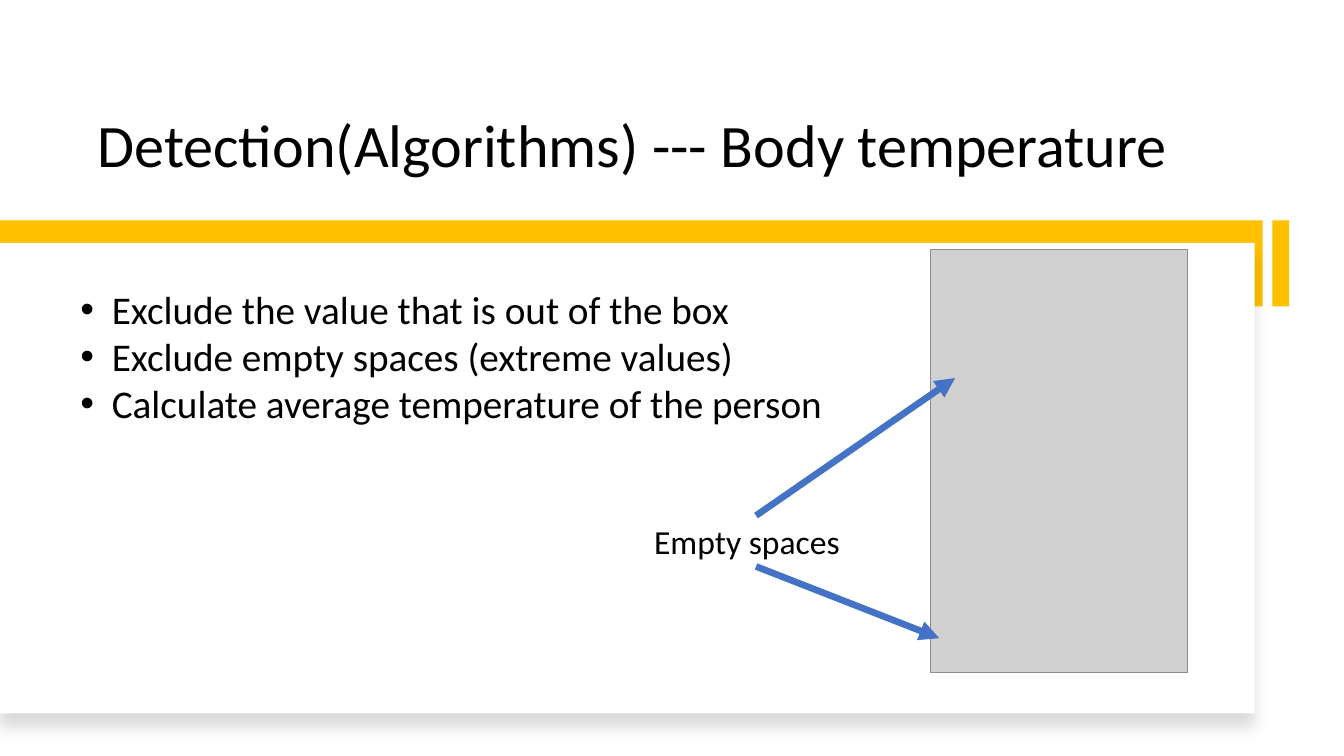
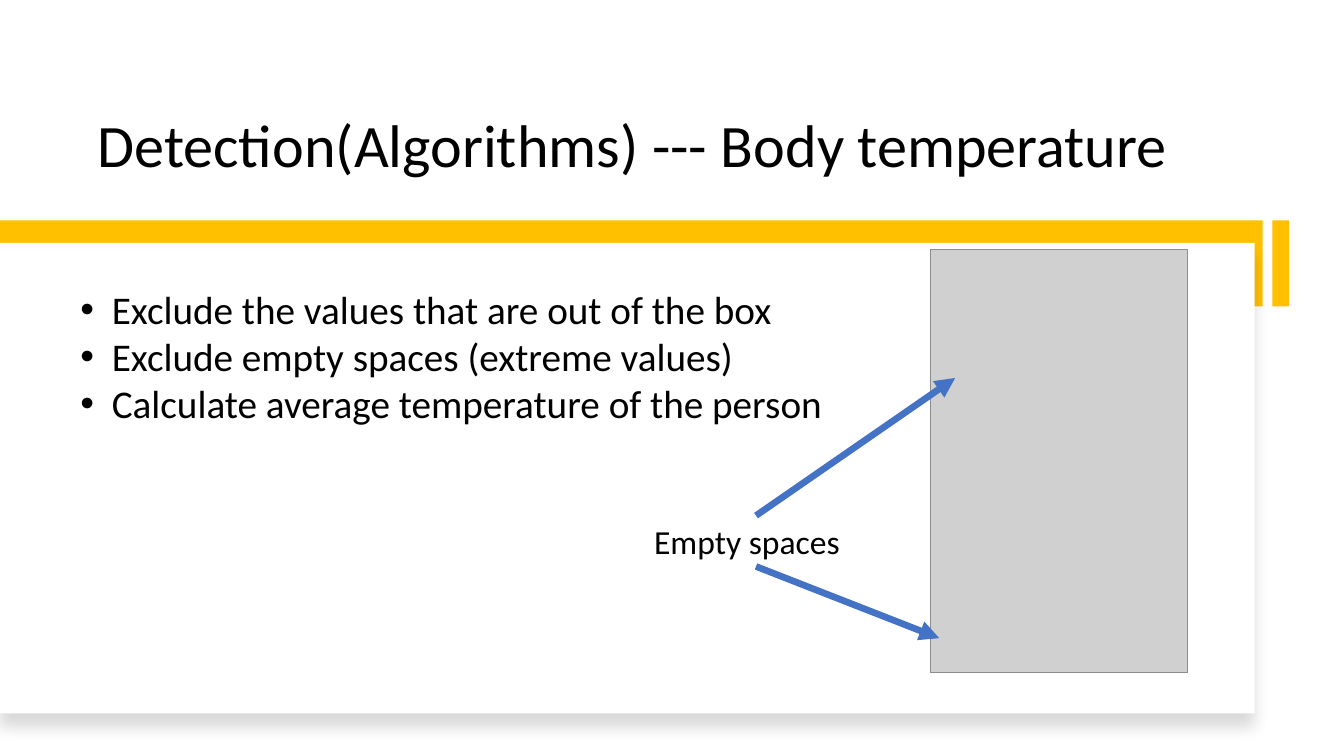
Before and after one commit to smarttommyau/aiot_bedroom, a slide deck: slide 15 of project_documents/P21_pitching_deck_AIoT Bedroom.pptx. Drawn at 1344x756 pixels with LibreOffice and Linux fonts; fonts in the diff are those of the drawing; grey boxes stand for pictures. Boxes give left, top, right and bottom in pixels: in the first picture for what was removed or moved away, otherwise in the second. Text is boxed around its words. In the diff, an @@ line names an element or a change of style, - is before the commit and + after.

```diff
--- a/project_documents/P21_pitching_deck_AIoT Bedroom.pptx
+++ b/project_documents/P21_pitching_deck_AIoT Bedroom.pptx
@@ text at [112,296,771,325]: text changed @@
-• Exclude the value that is out of the box
+• Exclude the values that are out of the box
```
Also in this commit, not shown: 8 other slides changed.
